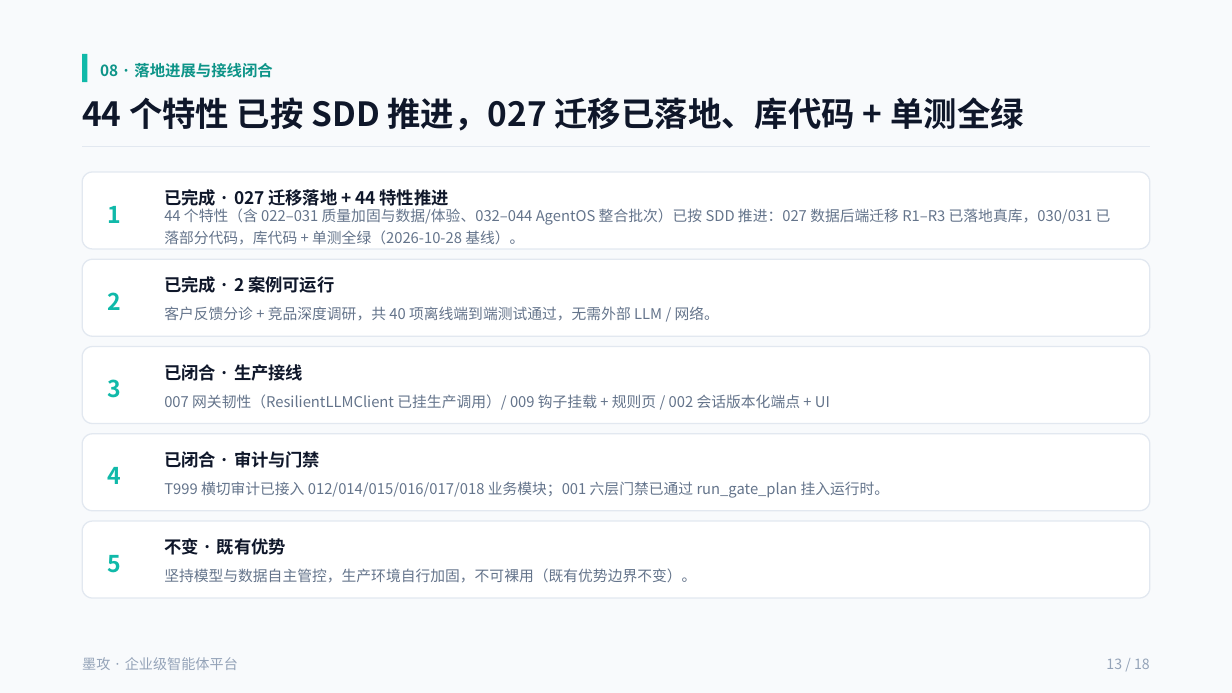
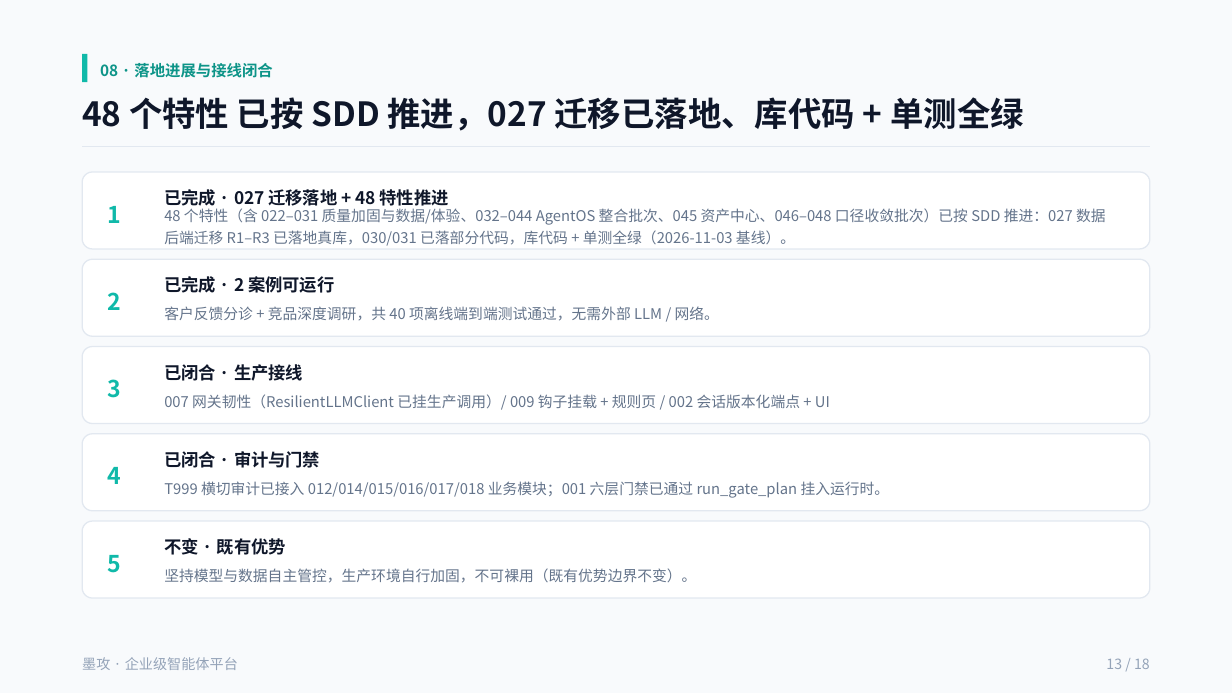
Before and after one commit to cooper2006/mogo, a slide deck: slide 13 of docs/intro-v4.pptx. Drawn at 1232x693 pixels with LibreOffice and Linux fonts; fonts in the diff are those of the drawing. Boxes give left, top, right and bottom in pixels: in the first picture for what was removed or moved away, otherwise in the second. Text is boxed around its words. In the diff, an @@ line names an element or a change of style, - is before the commit and + after.

Commit message:
release: v0.2.6 — 刷新文档与 PPT 到 48 特性口径，版本定版 0.2.6
文档刷新（README 中英 + intro-v4.pptx）：
- specs/ 特性数从 44 → 48，补登 045 资产中心（10-29）与
  046–048 口径收敛批次（10-31，代码 11-01 落地）；
- README 新增「资产中心：045」与「口径收敛批次：046–048」两节；
- intro-v4.pptx 第 1/6/7/12/13 页统计数字刷新：
  · 第 1 页版本/日期 v0.2.5·2026-10-28 → v0.2.6·2026-11-03
  · 第 6/12/13 页「44 特性」→「48 特性」
  · 第 7 页 spec/plan/tasks 计数 44 份/1419 项 → 48 份/1512 项
  · 第 13 页批次清单补登 045/046–048
版本定版 0.2.6：
- CHANGELOG.md：Unreleased 内容收归 v0.2.6（2026-11-03），新增空 Unreleased 节
- 7 处版本来源全部 0.2.5 → 0.2.6：chat/admin pyproject、
  admin-web/user-web package.json、chat/admin/document-parser
  FastAPI(version=)、MCP_CLIENT_VERSION
- 025 三份 OpenAPI 快照 info.version 同步 0.2.6（契约 version 1.0.0 不变）

```diff
--- a/docs/intro-v4.pptx
+++ b/docs/intro-v4.pptx
@@ text at <box>82,97,1023,131</box>: text changed @@
-44 个特性 已按 SDD 推进，027 迁移已落地、库代码 + 单测全绿
+48 个特性 已按 SDD 推进，027 迁移已落地、库代码 + 单测全绿
@@ text at <box>164,189,449,209</box>: text changed @@
-已完成 · 027 迁移落地 + 44 特性推进
+已完成 · 027 迁移落地 + 48 特性推进
@@ text at <box>164,208,1106,246</box>: text changed @@
-44 个特性（含 022–031 质量加固与数据/体验、032–044 AgentOS 整合批次）已按 SDD 推进：027 数据后端迁移 R1–R3 已落地真库，030/031 已落部分代码，库代码 + 单测全绿（2026-10-28 基线）。
+48 个特性（含 022–031 质量加固与数据/体验、032–044 AgentOS 整合批次、045 资产中心、046–048 口径收敛批次）已按 SDD 推进：027 数据后端迁移 R1–R3 已落地真库，030/031 已落部分代码，库代码 + 单测全绿（2026-11-03 基线）。
```
Also in this commit, not shown: 4 other slides changed, 14 other files.
